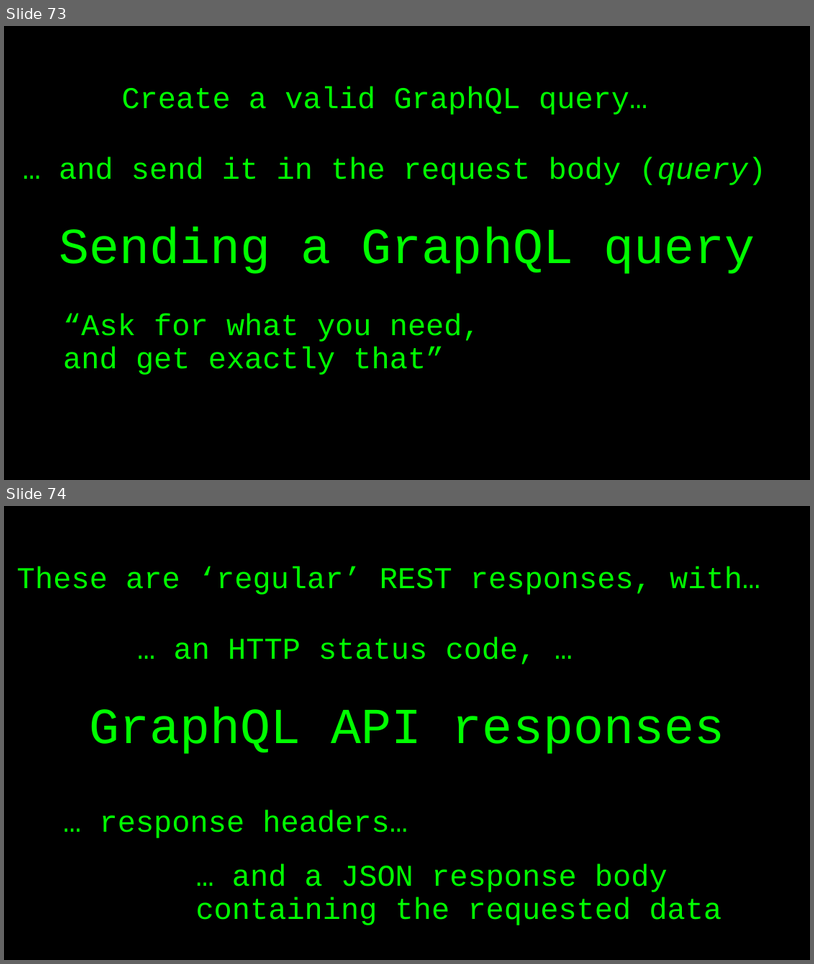
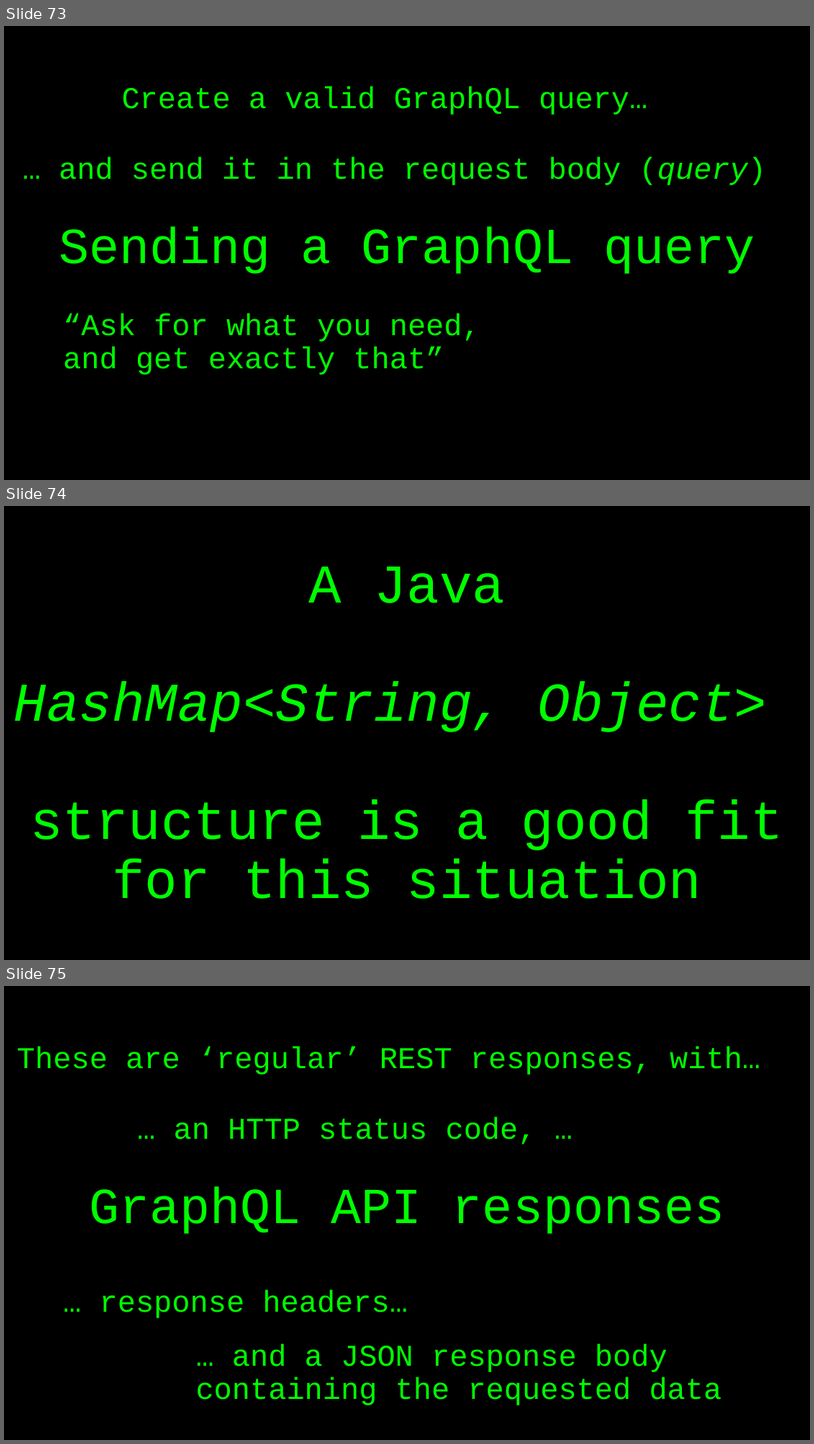
Before and after one commit to basdijkstra/rest-assured-workshop, a slide deck: RestAssuredWorkshop.pptx. Shown one above the other, each under a label of ours: slides 73 and 74 before the commit, slides 73, 74 and 75 after it. The pictures are 814x964 and 814x1444 pixels, drawn with LibreOffice and Linux fonts; fonts in the diff are those of the drawing. Boxes give left, top, right and bottom in pixels: in the first picture for what was removed or moved away, otherwise in the second. Text is boxed around its words. In the diff, an @@ line names an element or a change of style, - is before the commit and + after.

```diff
--- a/RestAssuredWorkshop.pptx
+++ b/RestAssuredWorkshop.pptx
@@ slide 74 added at (4, 506, 810, 960), background #000000 @@
@@ title added at (14, 566, 783, 898), 65 pt, text #00FF00 @@
+A Java
+HashMap<String, Object>
+structure is a good fit for this situation
@@ what was slide 74 is now slide 75 @@
```
Also in this commit, not shown: 2 slides changed, 2 other files.
